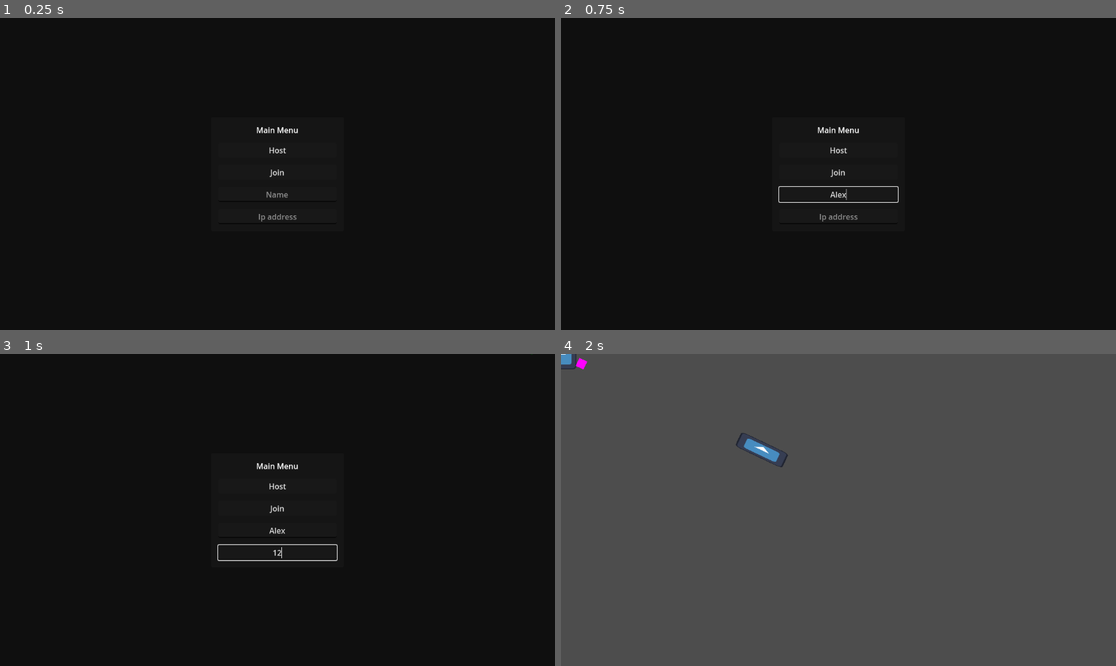
Above: before the commit, frames 1-4 (two rows, left to right).
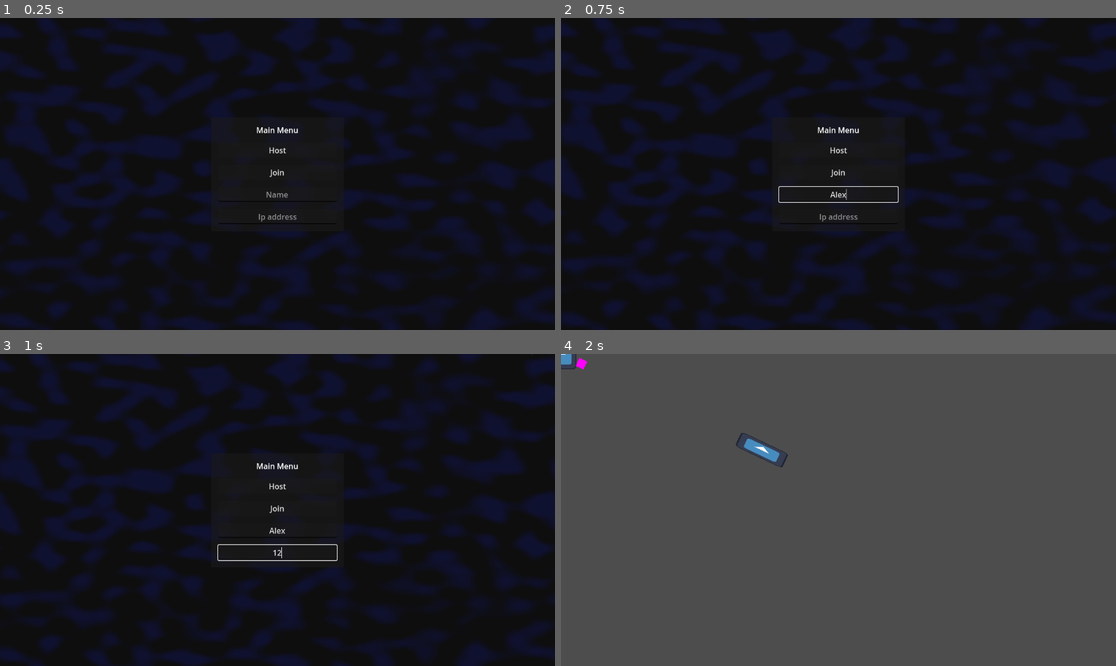
Above: after the commit, the same moments.

Repository: Pkepowicz/Infinite-Onslaught
Game: Godot game, scene res://assets/scenes/world.tscn
Same seed, same stepped clock (60 frames per second), same inputs: the game is played once before the commit and once after it. The engine's default icon, where the game draws it, is replaced by a stand-in: a white triangle on a blue panel in a dark square.
Inputs (mouse positions are in pixels of both pictures, inside the frame that each line leads up to):
- Up to frame 1 (0.25 s): no input
- Up to frame 2 (0.75 s): click (838, 192) at 0.52 s; type "Alex" at 0.6 s
- Up to frame 3 (1 s): click (277, 553) at 0.75 s; type "12" at 0.83 s
- Up to frame 4 (2 s): click "Host" at 1.25 s

The runs differ from the first frame. In frame 1, 17% of the frame differs, in the area x 0-100%, y 0-100%; in frame 2, 17%; in frame 3, 17%; in frame 4, nothing differs.

Commit message:
Added background shader

Diff:
--- a/assets/Client/background.gdshader
+++ b/assets/Client/background.gdshader
@@ -1,5 +1,10 @@
 shader_type canvas_item;
 
+uniform sampler2D noise : repeat_enable;
+const float speed_x = 0.02;
+const float speed_y = 0.01;
+
 void fragment() {
-	COLOR = vec4(0,0,0,0.8);
+	vec2 new_uv = vec2(UV.x + TIME * speed_x, UV.y + TIME * speed_y);
+	COLOR = texture(noise, new_uv) * vec4(0.008, 0.016, 0.162, 0.82);
 }
--- a/assets/player/player.tscn
+++ b/assets/player/player.tscn
@@ -12,16 +12,13 @@
 [sub_resource type="SceneReplicationConfig" id="SceneReplicationConfig_g3wg3"]
 properties/0/path = NodePath(".:position")
 properties/0/spawn = true
-properties/0/sync = true
-properties/0/watch = false
+properties/0/replication_mode = 1
 properties/1/path = NodePath("GunRotation:rotation")
 properties/1/spawn = true
-properties/1/sync = true
-properties/1/watch = false
+properties/1/replication_mode = 1
 properties/2/path = NodePath(".:username")
 properties/2/spawn = false
-properties/2/sync = false
-properties/2/watch = false
+properties/2/replication_mode = 0
 
 [sub_resource type="LabelSettings" id="LabelSettings_wqpfd"]
 font_size = 30
--- a/assets/scenes/world.tscn
+++ b/assets/scenes/world.tscn
@@ -6,8 +6,26 @@
 [ext_resource type="Script" path="res://assets/Client/Particles.gd" id="3_q8mmu"]
 [ext_resource type="Script" path="res://assets/Client/loadingCircle/TextureProgressBar.gd" id="3_wr7ma"]
 
+[sub_resource type="Gradient" id="Gradient_2uts8"]
+interpolation_mode = 2
+offsets = PackedFloat32Array(0.377049, 0.868852)
+
+[sub_resource type="FastNoiseLite" id="FastNoiseLite_k3qyc"]
+noise_type = 0
+frequency = 0.0211
+fractal_lacunarity = 0.0
+fractal_ping_pong_strength = 4.0
+
+[sub_resource type="NoiseTexture2D" id="NoiseTexture2D_qo8v1"]
+seamless = true
+seamless_blend_skirt = 0.647
+bump_strength = 5.7
+color_ramp = SubResource("Gradient_2uts8")
+noise = SubResource("FastNoiseLite_k3qyc")
+
 [sub_resource type="ShaderMaterial" id="ShaderMaterial_g5avr"]
 shader = ExtResource("2_5jmin")
+shader_parameter/noise = SubResource("NoiseTexture2D_qo8v1")
 
 [sub_resource type="PlaceholderTexture2D" id="PlaceholderTexture2D_c48bm"]
 
@@ -26,16 +44,14 @@
 
 [sub_resource type="ParticleProcessMaterial" id="ParticleProcessMaterial_53kfw"]
 lifetime_randomness = 0.26
+particle_flag_disable_z = true
 emission_shape = 3
 emission_box_extents = Vector3(1, 1, 1)
-particle_flag_disable_z = true
 spread = 180.0
-gravity = Vector3(0, 50, 0)
 initial_velocity_max = 35.0
 angular_velocity_min = -15.0
 angular_velocity_max = 15.0
-orbit_velocity_min = 0.0
-orbit_velocity_max = 0.0
+gravity = Vector3(0, 50, 0)
 scale_max = 10.0
 scale_curve = SubResource("CurveTexture_0gkpd")
 color = Color(0.141176, 0.92549, 0.231373, 1)
@@ -43,16 +59,14 @@
 
 [sub_resource type="ParticleProcessMaterial" id="ParticleProcessMaterial_5mr8v"]
 lifetime_randomness = 0.26
+particle_flag_disable_z = true
 emission_shape = 3
 emission_box_extents = Vector3(1, 1, 1)
-particle_flag_disable_z = true
 spread = 180.0
-gravity = Vector3(0, 50, 0)
 initial_velocity_max = 35.0
 angular_velocity_min = -15.0
 angular_velocity_max = 15.0
-orbit_velocity_min = 0.0
-orbit_velocity_max = 0.0
+gravity = Vector3(0, 50, 0)
 scale_max = 10.0
 scale_curve = SubResource("CurveTexture_0gkpd")
 color = Color(0.945098, 0.172549, 0.164706, 1)
@@ -71,6 +85,7 @@
 anchor_bottom = 1.0
 grow_horizontal = 2
 grow_vertical = 2
+mouse_filter = 2
 texture = SubResource("PlaceholderTexture2D_c48bm")
 script = ExtResource("3_q8mmu")
 
--- a/project.godot
+++ b/project.godot
@@ -12,7 +12,7 @@
 
 config/name="Infinite Onslaught"
 run/main_scene="res://assets/scenes/world.tscn"
-config/features=PackedStringArray("4.1", "GL Compatibility")
+config/features=PackedStringArray("4.2", "GL Compatibility")
 config/icon="res://assets/icon.svg"
 
 [input]
Not shown: 1 places in assets/scenes/world.tscn that only renumber resources
